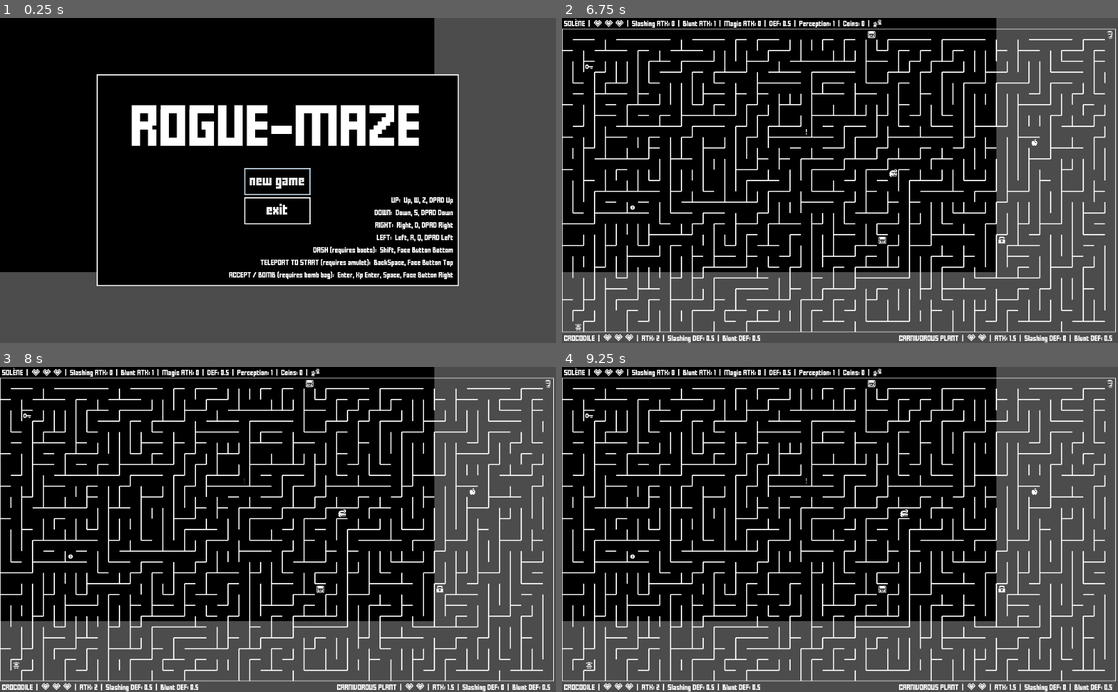
Above: before the commit, frames 1-4 (two rows, left to right).
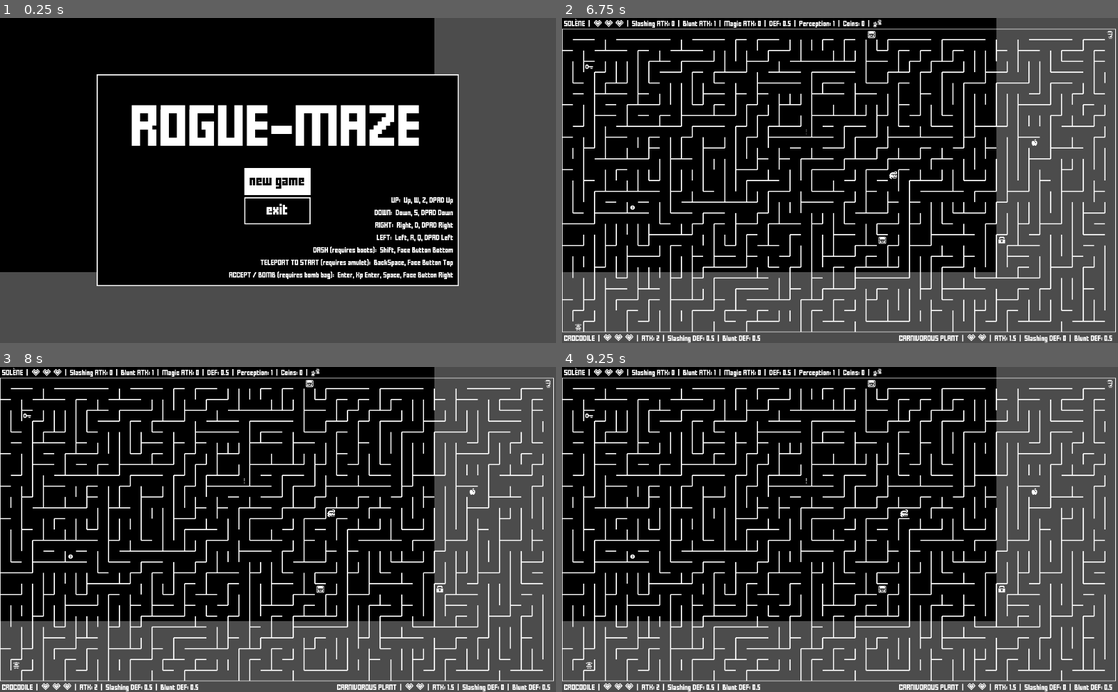
Above: after the commit, the same moments.

Repository: jGonzalezFernandez/rogue-maze
Game: Godot game, scene res://main/main.tscn
Two runs of this game, one before a commit and one after it. Both use one fixed random seed, a clock stepped at 60 frames per second and the inputs below.
Inputs (mouse positions are in pixels of both pictures, inside the frame that each line leads up to):
- Up to frame 1 (0.25 s): no input
- Up to frame 2 (6.75 s): click (840, 180) at 0.5 s, where only the run before the commit has a clickable "new game"; tap Enter (bomb) at 1.25, 2.75, 3.6, 4.25 s; move the mouse to (962, 164) at 1.27 s; hold Right (ui_right) 1.28-2.03 s; hold Enter (bomb) 1.28-2.03 s; click (962, 164) at 1.42 s; tap Space at 2, 3.5, 5 s; move the mouse to (728, 196) at 2.02 s; hold Down (ui_down) 2.03-2.78 s; tap Shift (dash) at 2.1, 6.6 s; click (728, 196) at 2.17 s; move the mouse to (895, 109) at 2.77 s; hold Right (ui_right) 2.78-3.53 s; hold Backspace (teleport) 2.78-3.53 s; click (895, 109) at 2.92 s; move the mouse to (812, 245) at 3.52 s; hold Up (ui_up) 3.53-4.28 s; click (812, 245) at 3.67 s; move the mouse to (1006, 229) at 4.27 s; hold Shift (dash) 4.28-5.03 s; hold Left (ui_left) 4.28-5.78 s; click (1006, 229) at 4.42 s; move the mouse to (673, 131) at 5.02 s; tap Backspace (teleport) at 5.1 s; click (673, 131) at 5.17 s; move the mouse to (867, 180) at 5.77 s; hold Down (ui_down) 5.78-6.53 s; hold Enter (bomb) 5.78-6.53 s; click (867, 180) at 5.92 s; move the mouse to (756, 99) at 6.52 s; hold Right (ui_right) from 6.53 s (still down); click (756, 99) at 6.67 s
- Up to frame 3 (8 s): move the mouse to (400, 513) at 7.27 s; release Right (ui_right) at 7.28 s; hold Up (ui_up) from 7.28 s (still down); hold Backspace (teleport) from 7.28 s (still down); click (400, 513) at 7.42 s
- Up to frame 4 (9.25 s): move the mouse to (728, 545) at 8.02 s; release Up (ui_up) at 8.03 s; release Backspace (teleport) at 8.03 s; hold Right (ui_right) 8.03-8.78 s; tap Enter (bomb) at 8.1 s; click (728, 545) at 8.17 s; move the mouse to (895, 458) at 8.77 s; hold Down (ui_down) from 8.78 s (still down); hold Shift (dash) from 8.78 s (still down); click (895, 458) at 8.92 s

The runs differ from the first frame. In frame 1, 1.0% of the frame differs, in the area x 43-56%, y 46-55%; in frame 2, less than 0.1%; in frame 3, less than 0.1%; in frame 4, less than 0.1%.

Commit message:
UI fixes

Diff:
--- a/gui_elements/custom_theme.gd
+++ b/gui_elements/custom_theme.gd
@@ -23,16 +23,12 @@
 
 	var style_box_inverted = style_box.duplicate()
 	style_box_inverted.bg_color = style_box.bg_color.inverted()
-	style_box_inverted.border_color = style_box.border_color
+	# style_box_inverted.border_color = style_box.border_color
 
 	set_font("font", "Button", custom_font)
 	set_color("font_color", "Button", font_color)
-	set_color("font_color_hover", "Button", font_color.inverted())
+	set_color("font_color_focus", "Button", font_color.inverted())
 	set_color("font_color_pressed", "Button", font_color.inverted())
 	set_stylebox("normal", "Button", style_box)
-	set_stylebox("hover", "Button", style_box_inverted)
+	set_stylebox("focus", "Button", style_box_inverted)
 	set_stylebox("pressed", "Button", style_box_inverted)
-
-	# 3.4.4:
-	# set_color("font_color_focus", "Button", font_color.inverted())
-	# set_stylebox("focus", "Button", style_box_inverted)
--- a/gui_elements/popup/event_popup.gd
+++ b/gui_elements/popup/event_popup.gd
@@ -131,11 +131,11 @@
 	message.text = full_message
 	message.theme = small_font_theme
 
-	yes_button = Button.new()
+	yes_button = PopupButton.new()
 	yes_button.text = "yes"
 	yes_button.theme = normal_font_theme
 
-	no_button = Button.new()
+	no_button = PopupButton.new()
 	no_button.text = "no"
 	no_button.theme = normal_font_theme
 
--- a/gui_elements/popup/menu_popup.gd
+++ b/gui_elements/popup/menu_popup.gd
@@ -17,11 +17,11 @@
 	message.text = GAME_NAME
 	message.theme = large_font_theme
 
-	new_game_button = Button.new()
+	new_game_button = PopupButton.new()
 	new_game_button.text = "new game"
 	new_game_button.theme = normal_font_theme
 
-	exit_button = Button.new()
+	exit_button = PopupButton.new()
 	exit_button.text = "exit"
 	exit_button.theme = normal_font_theme
 
@@ -77,7 +77,7 @@
 	var keybinds = []
 	for input_event in InputMap.get_action_list(input_event_action_name):
 		if input_event is InputEventKey:
-			keybinds.append(input_event.as_text()) # Bug for physical keys here (3.4.4), already fixed in 3.x
+			keybinds.append(input_event.as_text()) # Bug for physical keys here (3.4.4), fixed in 3.5
 		elif input_event is InputEventJoypadButton:
 			keybinds.append(Input.get_joy_button_string(input_event.button_index))
 	return PoolStringArray(keybinds).join(", ")
--- /dev/null
+++ b/gui_elements/popup/popup_button.gd
@@ -0,0 +1,7 @@
+class_name PopupButton
+extends Button
+
+func _init() -> void:
+	# To avoid confusing in the UI the button that has the focus with the button highlighted by the mouse.
+	# This will also force us to design a game behaving exactly the same way when playing with a PC and when playing with a controller
+	mouse_filter = Control.MOUSE_FILTER_IGNORE
--- a/gui_elements/popup/popup_ext.gd
+++ b/gui_elements/popup/popup_ext.gd
@@ -36,7 +36,7 @@
 	v_container = VBoxContainer.new()
 	add_child(v_container)
 
-	continue_button = Button.new()
+	continue_button = PopupButton.new()
 	continue_button.text = "continue"
 	continue_button.focus_mode = FOCUS_ALL
 	continue_button.theme = normal_font_theme
--- a/project.godot
+++ b/project.godot
@@ -253,6 +253,11 @@
 "class": "Player",
 "language": "GDScript",
 "path": "res://grid_elements/characters/player/player.gd"
+}, {
+"base": "Button",
+"class": "PopupButton",
+"language": "GDScript",
+"path": "res://gui_elements/popup/popup_button.gd"
 }, {
 "base": "Popup",
 "class": "PopupExt",
@@ -404,6 +409,7 @@
 "MonsterGhost": "",
 "NonPlayer": "",
 "Player": "",
+"PopupButton": "",
 "PopupExt": "",
 "RecursiveBacktracker": "",
 "RecursiveDivision": "",
@@ -436,7 +442,6 @@
 
 gdscript/warnings/shadowed_variable=false
 gdscript/warnings/unused_class_variable=true
-gdscript/warnings/return_value_discarded=false
 gdscript/warnings/unsafe_cast=true
 gdscript/warnings/unsafe_call_argument=true
 
@@ -449,71 +454,71 @@
 
 ui_accept={
 "deadzone": 0.5,
-"events": [ Object(InputEventKey,"resource_local_to_scene":false,"resource_name":"","device":0,"alt":false,"shift":false,"control":false,"meta":false,"command":false,"pressed":false,"scancode":16777221,"unicode":0,"echo":false,"script":null)
-, Object(InputEventKey,"resource_local_to_scene":false,"resource_name":"","device":0,"alt":false,"shift":false,"control":false,"meta":false,"command":false,"pressed":false,"scancode":16777222,"unicode":0,"echo":false,"script":null)
-, Object(InputEventKey,"resource_local_to_scene":false,"resource_name":"","device":0,"alt":false,"shift":false,"control":false,"meta":false,"command":false,"pressed":false,"scancode":32,"unicode":0,"echo":false,"script":null)
+"events": [ Object(InputEventKey,"resource_local_to_scene":false,"resource_name":"","device":0,"alt":false,"shift":false,"control":false,"meta":false,"command":false,"pressed":false,"scancode":16777221,"physical_scancode":0,"unicode":0,"echo":false,"script":null)
+, Object(InputEventKey,"resource_local_to_scene":false,"resource_name":"","device":0,"alt":false,"shift":false,"control":false,"meta":false,"command":false,"pressed":false,"scancode":16777222,"physical_scancode":0,"unicode":0,"echo":false,"script":null)
+, Object(InputEventKey,"resource_local_to_scene":false,"resource_name":"","device":0,"alt":false,"shift":false,"control":false,"meta":false,"command":false,"pressed":false,"scancode":32,"physical_scancode":0,"unicode":0,"echo":false,"script":null)
 , Object(InputEventJoypadButton,"resource_local_to_scene":false,"resource_name":"","device":0,"button_index":1,"pressure":0.0,"pressed":false,"script":null)
  ]
 }
 ui_cancel={
 "deadzone": 0.5,
-"events": [ Object(InputEventKey,"resource_local_to_scene":false,"resource_name":"","device":0,"alt":false,"shift":false,"control":false,"meta":false,"command":false,"pressed":false,"scancode":16777217,"unicode":0,"echo":false,"script":null)
+"events": [ Object(InputEventKey,"resource_local_to_scene":false,"resource_name":"","device":0,"alt":false,"shift":false,"control":false,"meta":false,"command":false,"pressed":false,"scancode":16777217,"physical_scancode":0,"unicode":0,"echo":false,"script":null)
 , Object(InputEventJoypadButton,"resource_local_to_scene":false,"resource_name":"","device":0,"button_index":0,"pressure":0.0,"pressed":false,"script":null)
  ]
 }
 ui_left={
 "deadzone": 0.5,
-"events": [ Object(InputEventKey,"resource_local_to_scene":false,"resource_name":"","device":0,"alt":false,"shift":false,"control":false,"meta":false,"command":false,"pressed":false,"scancode":16777231,"unicode":0,"echo":false,"script":null)
-, Object(InputEventKey,"resource_local_to_scene":false,"resource_name":"","device":0,"alt":false,"shift":false,"control":false,"meta":false,"command":false,"pressed":false,"scancode":65,"unicode":0,"echo":false,"script":null)
-, Object(InputEventKey,"resource_local_to_scene":false,"resource_name":"","device":0,"alt":false,"shift":false,"control":false,"meta":false,"command":false,"pressed":false,"scancode":81,"unicode":0,"echo":false,"script":null)
+"events": [ Object(InputEventKey,"resource_local_to_scene":false,"resource_name":"","device":0,"alt":false,"shift":false,"control":false,"meta":false,"command":false,"pressed":false,"scancode":16777231,"physical_scancode":0,"unicode":0,"echo":false,"script":null)
+, Object(InputEventKey,"resource_local_to_scene":false,"resource_name":"","device":0,"alt":false,"shift":false,"control":false,"meta":false,"command":false,"pressed":false,"scancode":65,"physical_scancode":0,"unicode":0,"echo":false,"script":null)
+, Object(InputEventKey,"resource_local_to_scene":false,"resource_name":"","device":0,"alt":false,"shift":false,"control":false,"meta":false,"command":false,"pressed":false,"scancode":81,"physical_scancode":0,"unicode":0,"echo":false,"script":null)
 , Object(InputEventJoypadButton,"resource_local_to_scene":false,"resource_name":"","device":0,"button_index":14,"pressure":0.0,"pressed":false,"script":null)
  ]
 }
 ui_right={
 "deadzone": 0.5,
-"events": [ Object(InputEventKey,"resource_local_to_scene":false,"resource_name":"","device":0,"alt":false,"shift":false,"control":false,"meta":false,"command":false,"pressed":false,"scancode":16777233,"unicode":0,"echo":false,"script":null)
-, Object(InputEventKey,"resource_local_to_scene":false,"resource_name":"","device":0,"alt":false,"shift":false,"control":false,"meta":false,"command":false,"pressed":false,"scancode":68,"unicode":0,"echo":false,"script":null)
+"events": [ Object(InputEventKey,"resource_local_to_scene":false,"resource_name":"","device":0,"alt":false,"shift":false,"control":false,"meta":false,"command":false,"pressed":false,"scancode":16777233,"physical_scancode":0,"unicode":0,"echo":false,"script":null)
+, Object(InputEventKey,"resource_local_to_scene":false,"resource_name":"","device":0,"alt":false,"shift":false,"control":false,"meta":false,"command":false,"pressed":false,"scancode":68,"physical_scancode":0,"unicode":0,"echo":false,"script":null)
 , Object(InputEventJoypadButton,"resource_local_to_scene":false,"resource_name":"","device":0,"button_index":15,"pressure":0.0,"pressed":false,"script":null)
  ]
 }
 ui_up={
 "deadzone": 0.5,
-"events": [ Object(InputEventKey,"resource_local_to_scene":false,"resource_name":"","device":0,"alt":false,"shift":false,"control":false,"meta":false,"command":false,"pressed":false,"scancode":16777232,"unicode":0,"echo":false,"script":null)
-, Object(InputEventKey,"resource_local_to_scene":false,"resource_name":"","device":0,"alt":false,"shift":false,"control":false,"meta":false,"command":false,"pressed":false,"scancode":87,"unicode":0,"echo":false,"script":null)
-, Object(InputEventKey,"resource_local_to_scene":false,"resource_name":"","device":0,"alt":false,"shift":false,"control":false,"meta":false,"command":false,"pressed":false,"scancode":90,"unicode":0,"echo":false,"script":null)
+"events": [ Object(InputEventKey,"resource_local_to_scene":false,"resource_name":"","device":0,"alt":false,"shift":false,"control":false,"meta":false,"command":false,"pressed":false,"scancode":16777232,"physical_scancode":0,"unicode":0,"echo":false,"script":null)
+, Object(InputEventKey,"resource_local_to_scene":false,"resource_name":"","device":0,"alt":false,"shift":false,"control":false,"meta":false,"command":false,"pressed":false,"scancode":87,"physical_scancode":0,"unicode":0,"echo":false,"script":null)
+, Object(InputEventKey,"resource_local_to_scene":false,"resource_name":"","device":0,"alt":false,"shift":false,"control":false,"meta":false,"command":false,"pressed":false,"scancode":90,"physical_scancode":0,"unicode":0,"echo":false,"script":null)
 , Object(InputEventJoypadButton,"resource_local_to_scene":false,"resource_name":"","device":0,"button_index":12,"pressure":0.0,"pressed":false,"script":null)
  ]
 }
 ui_down={
 "deadzone": 0.5,
-"events": [ Object(InputEventKey,"resource_local_to_scene":false,"resource_name":"","device":0,"alt":false,"shift":false,"control":false,"meta":false,"command":false,"pressed":false,"scancode":16777234,"unicode":0,"echo":false,"script":null)
-, Object(InputEventKey,"resource_local_to_scene":false,"resource_name":"","device":0,"alt":false,"shift":false,"control":false,"meta":false,"command":false,"pressed":false,"scancode":83,"unicode":0,"echo":false,"script":null)
+"events": [ Object(InputEventKey,"resource_local_to_scene":false,"resource_name":"","device":0,"alt":false,"shift":false,"control":false,"meta":false,"command":false,"pressed":false,"scancode":16777234,"physical_scancode":0,"unicode":0,"echo":false,"script":null)
+, Object(InputEventKey,"resource_local_to_scene":false,"resource_name":"","device":0,"alt":false,"shift":false,"control":false,"meta":false,"command":false,"pressed":false,"scancode":83,"physical_scancode":0,"unicode":0,"echo":false,"script":null)
 , Object(InputEventJoypadButton,"resource_local_to_scene":false,"resource_name":"","device":0,"button_index":13,"pressure":0.0,"pressed":false,"script":null)
  ]
 }
 dash={
 "deadzone": 0.5,
-"events": [ Object(InputEventKey,"resource_local_to_scene":false,"resource_name":"","device":0,"alt":false,"shift":false,"control":false,"meta":false,"command":false,"pressed":false,"scancode":16777237,"unicode":0,"echo":false,"script":null)
+"events": [ Object(InputEventKey,"resource_local_to_scene":false,"resource_name":"","device":0,"alt":false,"shift":false,"control":false,"meta":false,"command":false,"pressed":false,"scancode":16777237,"physical_scancode":0,"unicode":0,"echo":false,"script":null)
 , Object(InputEventJoypadButton,"resource_local_to_scene":false,"resource_name":"","device":0,"button_index":0,"pressure":0.0,"pressed":false,"script":null)
  ]
 }
 teleport={
 "deadzone": 0.5,
-"events": [ Object(InputEventKey,"resource_local_to_scene":false,"resource_name":"","device":0,"alt":false,"shift":false,"control":false,"meta":false,"command":false,"pressed":false,"scancode":16777220,"unicode":0,"echo":false,"script":null)
+"events": [ Object(InputEventKey,"resource_local_to_scene":false,"resource_name":"","device":0,"alt":false,"shift":false,"control":false,"meta":false,"command":false,"pressed":false,"scancode":16777220,"physical_scancode":0,"unicode":0,"echo":false,"script":null)
 , Object(InputEventJoypadButton,"resource_local_to_scene":false,"resource_name":"","device":0,"button_index":3,"pressure":0.0,"pressed":false,"script":null)
  ]
 }
 bomb={
 "deadzone": 0.5,
-"events": [ Object(InputEventKey,"resource_local_to_scene":false,"resource_name":"","device":0,"alt":false,"shift":false,"control":false,"meta":false,"command":false,"pressed":false,"scancode":16777221,"unicode":0,"echo":false,"script":null)
-, Object(InputEventKey,"resource_local_to_scene":false,"resource_name":"","device":0,"alt":false,"shift":false,"control":false,"meta":false,"command":false,"pressed":false,"scancode":16777222,"unicode":0,"echo":false,"script":null)
-, Object(InputEventKey,"resource_local_to_scene":false,"resource_name":"","device":0,"alt":false,"shift":false,"control":false,"meta":false,"command":false,"pressed":false,"scancode":32,"unicode":0,"echo":false,"script":null)
+"events": [ Object(InputEventKey,"resource_local_to_scene":false,"resource_name":"","device":0,"alt":false,"shift":false,"control":false,"meta":false,"command":false,"pressed":false,"scancode":16777221,"physical_scancode":0,"unicode":0,"echo":false,"script":null)
+, Object(InputEventKey,"resource_local_to_scene":false,"resource_name":"","device":0,"alt":false,"shift":false,"control":false,"meta":false,"command":false,"pressed":false,"scancode":16777222,"physical_scancode":0,"unicode":0,"echo":false,"script":null)
+, Object(InputEventKey,"resource_local_to_scene":false,"resource_name":"","device":0,"alt":false,"shift":false,"control":false,"meta":false,"command":false,"pressed":false,"scancode":32,"physical_scancode":0,"unicode":0,"echo":false,"script":null)
 , Object(InputEventJoypadButton,"resource_local_to_scene":false,"resource_name":"","device":0,"button_index":1,"pressure":0.0,"pressed":false,"script":null)
  ]
 }
 menu={
 "deadzone": 0.5,
-"events": [ Object(InputEventKey,"resource_local_to_scene":false,"resource_name":"","device":0,"alt":false,"shift":false,"control":false,"meta":false,"command":false,"pressed":false,"scancode":16777217,"unicode":0,"echo":false,"script":null)
+"events": [ Object(InputEventKey,"resource_local_to_scene":false,"resource_name":"","device":0,"alt":false,"shift":false,"control":false,"meta":false,"command":false,"pressed":false,"scancode":16777217,"physical_scancode":0,"unicode":0,"echo":false,"script":null)
 , Object(InputEventJoypadButton,"resource_local_to_scene":false,"resource_name":"","device":0,"button_index":11,"pressure":0.0,"pressed":false,"script":null)
 , Object(InputEventJoypadButton,"resource_local_to_scene":false,"resource_name":"","device":0,"button_index":10,"pressure":0.0,"pressed":false,"script":null)
  ]
